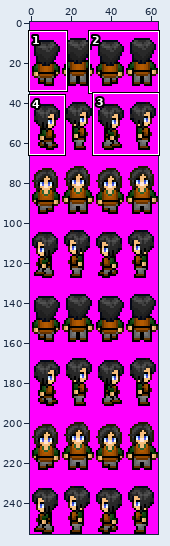
Two states of a sprite sheet, characters/DudeSheet.png. Above, an overview of the earlier version with the close-up marked.
Close-up. Before the commit:
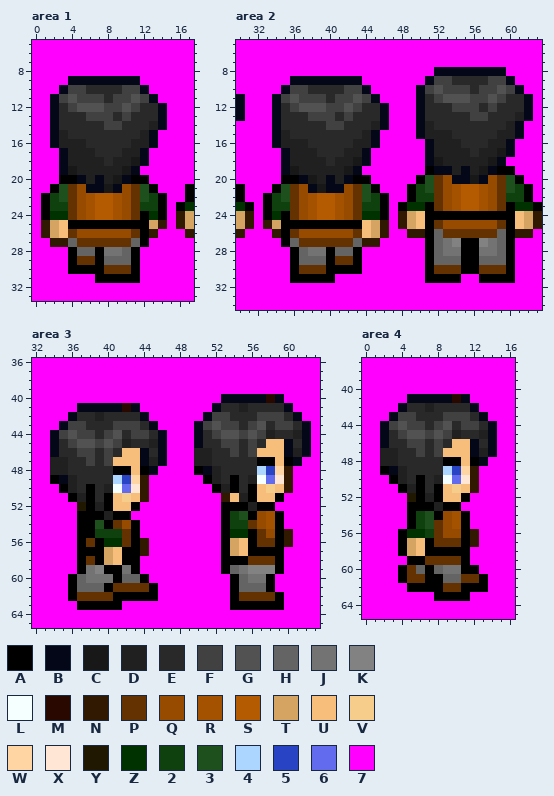
The file is 64x256 pixels. Shown: area 1: x 0..17, y 5..33; area 2: x 30..63, y 5..34; area 3: x 32..63, y 36..65; area 4: x 0..16, y 37..65. The commit also changed other parts of the picture, which this record leaves out.
Palette (. is transparent): A #000000  B #030717  C #181818  D #202020  E #292929  F #414141  G #525252  H #646464  J #737373  K #828282  L #f6ffff  M #290800  N #311800  P #643200  Q #964b00  R #a55200  S #b45a00  T #d5a462  U #f6bd7b  V #f6cd8b  W #ffd5a4  X #ffe6d5  Y #201800  Z #003200  2 #0f410f  3 #1e501e  4 #acd5ff  5 #2943c5  6 #626aee  7 #ff00ff
Pixels before, area 1, first column x 0:
 5 777777777777777777
 6 777777777777777777
 7 777777777777777777
 8 777777777777777777
 9 7777BBBBBBBB777777
10 777BFFEEEEFFB77777
11 77BFGFFFEFFGFB7777
12 77BEFGGGFFGFEEB777
13 77BEEEFFFEFEEEB777
14 77BEEEEEFFEEEDB777
15 77BDEEEEEEEEDB7777
16 77BDDDEEEEEDDB7777
17 777BDDDEEEDDB77777
18 777BDDDDEDDCB77777
19 777BCDDDDDCB777777
20 777AABDBDCBAA77777
21 77A3PQBBCBQP3A777A
22 7A23PQRSSRQP32A77A
23 7A22PQRSSRQP22A7AZ
24 7AZZPQRSSRQPAZA7NT
25 7NTUAAAAAAAAATN7NT
26 7NTUPQQQQQQPAN777N
27 77NNHPPPPPPHA77777
28 7777AHHAJJHA777777
29 7777APPAHHHA777777
30 7777AAAAPPPA777777
31 7777777AAAAA777777
32 777777777777777777
33 777777777777777777
Pixels before, area 2, first column x 30:
 5 7777777777777777777777777777777777
 6 7777777777777777777777777777777777
 7 7777777777777777777777777777777777
 8 7777777777777777777777BBBBBBBB7777
 9 777777BBBBBBBB7777777BFFEEEEFFB777
10 77777BFFEEEEFFB77777BFGFFFEFFGFB77
11 B777BFGFFFEFFGFB7777BEFGGGFFGFEEB7
12 B777BEFGGGFFGFEEB777BEEEFFFEFEEEB7
13 B777BEEEFFFEFEEEB777BEEEEEFFEEEDB7
14 7777BEEEEEFFEEEDB777BDEEEEEEEEDB77
15 7777BDEEEEEEEEDB7777BDDDEEEEEDDB77
16 7777BDDDEEEEEDDB77777BDDDEEEDDB777
17 77777BDDDEEEDDB777777BDDDDEDDCB777
18 77777BDDDDEDDCB777777BCDDDDDCB7777
19 77777BCDDDDDCB7777777ABBDBDCBAA777
20 77777AABCDBDBAA77777A3PQBBCBQP3A77
21 A777A3PQBCBBQP3A777A23PQRSSRQP32A7
22 A77A23PQRSSRQP32A77A22PQRSSRQP22A7
23 ZA7A22PQRSSRQP22A7AZZAPQRSSRQPAZZA
24 TN7AZAPQRSSRQPZZA7NTUAAAAAAAAAAUTN
25 TN7NTAAAAAAAAAUTN7NTUAPQQQQQQPAUTN
26 N777NAPQQQQQQPUTN77NNAHPPPPPPHANN7
27 77777AHPPPPPPHNN77777AHJKAAKJHA777
28 777777AHJJAHHA7777777AHJJAAJJHA777
29 777777AHHHAPPA7777777AHHHAAHHHA777
30 777777APPPAAAA7777777APPPAAPPPA777
31 777777AAAAA7777777777AAAA77AAAA777
32 7777777777777777777777777777777777
33 7777777777777777777777777777777777
34 7777777777777777777777777777777777
Pixels before, area 3, first column x 32:
36 77777777777777777777777777777777
37 77777777777777777777777777777777
38 77777777777777777777777777777777
39 77777777777777777777777777777777
40 777777777777777777777BBBBBMB7777
41 77777BBBBBMB77777777BEEDEEEEB777
42 7777BEEDEEEEB777777BFFEEEFFFEB77
43 777BFFEEEFFFEB7777BFGFFEFGEFFEB7
44 77BFGFFEFGEFFEB777BEFGGFGFDEEDB7
45 77BEFGGFGFDEEDB777BEEFFEFEUUBEB7
46 77BEEFFEFEUUBEB777DDEEFEFUUUBDB7
47 77DDEEFEFUUUBDB777DDEEEEEAAUAB77
48 77DDEEEEEAAUAB7777ABDEEEE45WN777
49 77ABDEEEE45WN777777ADEAEDL6XN777
50 777ADEAEDL6XN7777777ADAEAUVUN777
51 7777ADAEAUVUN77777777NUDAUUA7777
52 77777YADAUUA777777777AAADAA77777
53 77777AAADAA7777777777A23AQRA7777
54 77777AA3APQA777777777A22PQRA7777
55 77777AA222PA777777777AZZAPQAN777
56 77777APAZZPAN77777777ATUAPPAN777
57 77777AAATUAAN77777777ATUAAAA7777
58 77777APATUAA777777777AAAPPPA7777
59 77777AJKAAJA777777777AHJKKKA7777
60 7777AHJJJAHHA777777777AHJJA77777
61 7777AHHHAPPPPA77777777AHHHA77777
62 7777APPPPAAAAA77777777APPPPA7777
63 77777AAAAA777777777777AAAAAA7777
64 77777777777777777777777777777777
65 77777777777777777777777777777777
Pixels before, area 4, first column x 0:
37 77777777777777777
38 77777777777777777
39 77777777777777777
40 77777777777777777
41 77777BBBBBMB77777
42 7777BEEDEEEEB7777
43 777BFFEEEFFFEB777
44 77BFGFFEFGEFFEB77
45 77BEFGGFGFDEEDB77
46 77BEEFFEFEUUBEB77
47 77DDEEFEFUUUBDB77
48 77DDEEEEEAAUAB777
49 77ABDEEEE45WN7777
50 777ADEAEDL6XN7777
51 7777ADAEAUVUN7777
52 77777YADAUUA77777
53 77777AAADAA777777
54 77777A23AQRA77777
55 77777A23PQRA77777
56 7777AZZ2PQQAN7777
57 7777ATUAPPPAN7777
58 7777ATUAAAAA77777
59 77777AAPPPPA77777
60 7777APHAHJJAA7777
61 7777APPAAHHPPA777
62 77777AAAAPPAAA777
63 77777777AAAA77777
64 77777777777777777
65 77777777777777777
And afterwards:
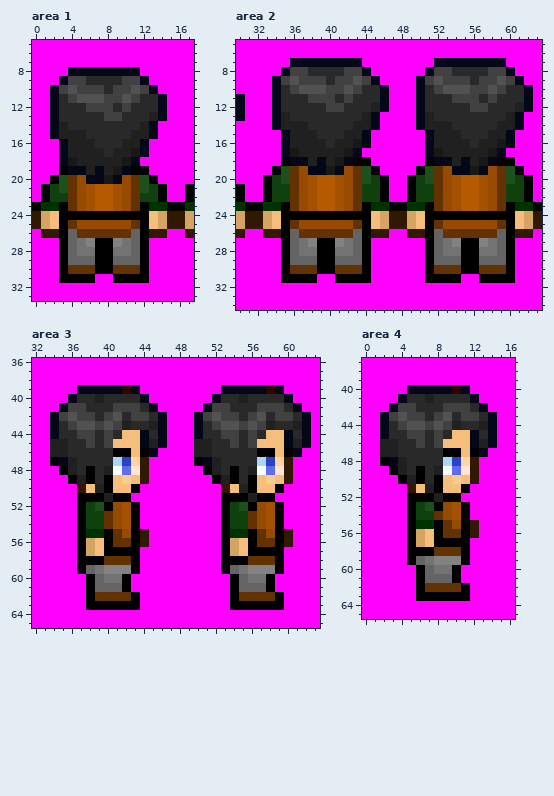
Diff:
Changed rows in their new state; - is an unchanged pixel.
Area 1:
first column x 0:
 8 ----BBBBBBBB----
 9 ---BFFEEEEFFB---
10 --BFG-FF-F-GFB--
11 ---EFGGGF-GFEEB-
12 ----EEFF-EFE----
13 ------EE-FE--D--
14 ---D----EE--DB7-
15 ----DD-----D----
16 --7B--D---D-B7--
17 -------D-D-C----
18 ----C---D-CB7---
19 ---ABB-B-CBAA---
20 --A3PQB-CBQP3A--
21 -A2---RSSR---2A-
22 ---2--------2---
23 AZZA--------AZZA
24 NTUAAAAAAAAA-UTN
25 NTUAPQQQQQQP-UTN
26 --NAHPPPPPPH--N-
27 --7A-JKAAKJ-----
28 ---AHJJ-A-JHA---
29 ---AHHH-A--HA---
30 ---APPP-A--PA---
31 ---AAAA77---A---
Area 2:
first column x 32:
 7 ----BBBBBBBB--------BBBBBBBB---
 8 ---BFFEEEEFFB------BFFEEEEFFB--
 9 --BFGFFFEFFGFB----BFG-FF-F-GFB-
10 --BE-GGGFFG-EEB----EFGGGF-GFEEB
11 ---EEE--FE-EEEB-----EEFF-EFE---
12 ----EEEE--EE-D--------EE-FE--D-
13 ---D--EEE-E-DB7----D----EE--DB7
14 ---DDD--EE-DDB7-----DD-----D---
15 --7BDDD---DDB7----7B--D---D-B7-
16 --7B--DD-DDCB7---------D-D-C---
17 ----C--DDDCB7-------C---D-CB7--
18 ---ABB-BDCBAA------ABB-B-CBAA--
19 --A3PQBBCBQP3A----A3PQB-CBQP3A-
20 -A23PQRSSRQP32A--A2---RSSR---2A
21 -A22--RSSR--22A----2--------2--
22 ---2--------2------------------
23 AZZA--------AZZA---------------
24 NTU-AAAAAAAAAUTN---------------
25 NTU-PQQQQQQPAUTN---------------
26 -N--HPPPPPPHAN-----------------
27 -----JKAAKJ-A7-----------------
28 ---AHJ-A-JJHA------------------
29 ---AH--A-HHHA------------------
30 ---AP--A-PPPA------------------
31 ---A---77AAAA------------------
Area 3:
first column x 34:
39 ---BBBBBMB---------BBBBBMB---
40 --BEEDEEEEB-------BEEDEEEEB--
41 -BFFEEEFFFEB-----BFF-E-FFFEB-
42 BFGFFEFG-FFEB---BFG-F-FGE-FEB
43 BE-GGFG-DE-DB----EFGGFGFDEED-
44 -EE----EUUB-------EFFEFEUUBE-
45 DDEEFEFUUUB-----DD-E---U---D-
46 DD-EE-EAA-AB7-------E-EAA-AB7
47 ABD-E-E45WN77---ABD----45WN7-
48 7AD-A-DL6XN7----7A--A-DL6X---
49 77ADA-AUVU-------7AD--AUVU---
50 -77NUDAUUA7-------7NUD--UA7--
51 --7A-ADAA77--------AAADAA7---
52 ---A23-QR-----------23AQRA---
53 ----22PQRA-----------2P------
54 ----22PQR--------------------
55 ----ZZAPQ-N------------------
56 ----TUAP---------------------
57 ----TUAA--7------------------
58 ----A-PPP--------------------
59 ----HJKKK--------------------
60 --77AH-JA77------------------
61 --77A-HHA777-----------------
62 --77A--PP-77-----------------
63 ---7----AA-------------------
Area 4:
first column x 2:
40 ---BBBBBMB---
41 --BEEDEEEEB--
42 -BFF-E-FFFEB-
43 BFG-F-FGE-FEB
44 -EFGGFGFDEED-
45 --EFFEFEUUBE-
46 DD-E---U---D-
47 ----E-EAA-AB7
48 ABD----45WN7-
49 7A--A-DL6X---
50 -7AD--AUVU---
51 --7NUD--UA7--
52 ---A-ADAA7---
53 ----23AQRA---
54 -----2P------
55 ----ZZAPQ-N--
56 --7ATUAPP----
57 --7ATUAAA-7--
58 --7AA-PPP----
59 ----HJKKK----
60 --77AHJ-A77--
61 --77AHH-A777-
62 ---7-PP---77-
63 ----AA-------
Pixel boxes of the changes (left, top, right, bottom) in both close-ups:
changed: (32, 67, 176, 283)
changed: (254, 58, 533, 283)
changed: (50, 385, 167, 610)
changed: (194, 385, 311, 520)
changed: (380, 385, 497, 601)
